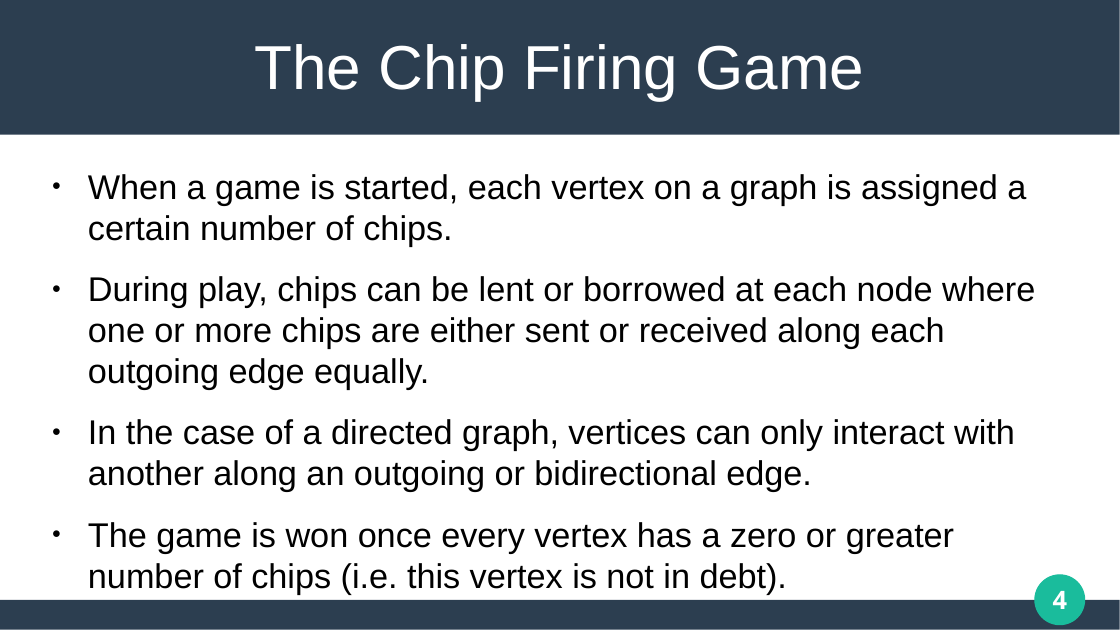
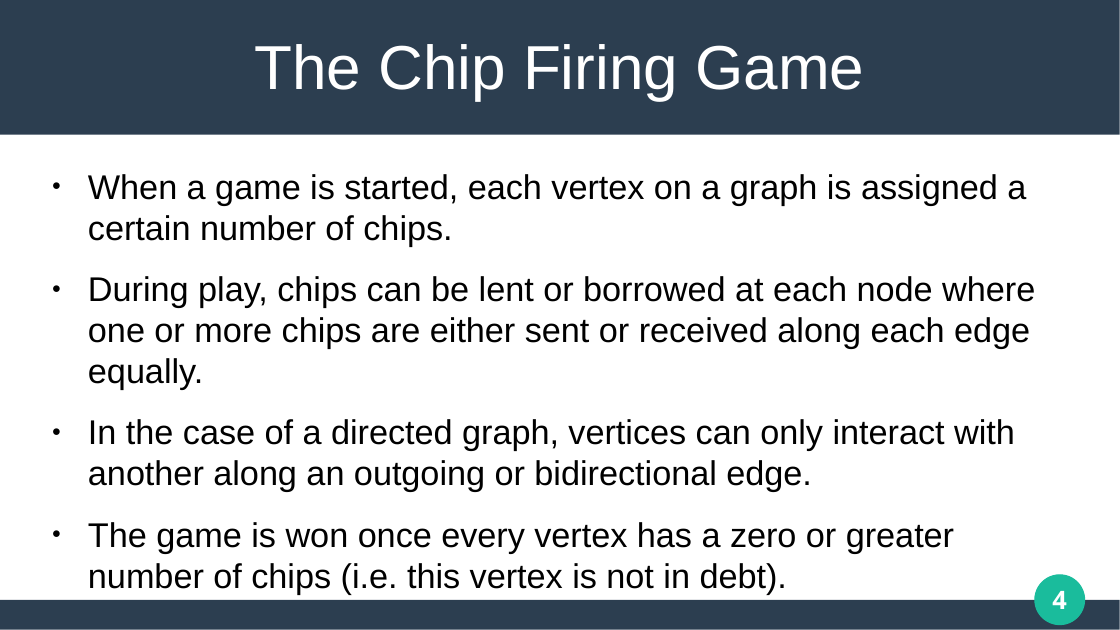
Before and after one commit to matthew-pisano/ChipFiring, a slide deck: slide 4 of Docs/SUREPresentation.pptx. Drawn at 1120x630 pixels with LibreOffice and Linux fonts; fonts in the diff are those of the drawing. Boxes give left, top, right and bottom in pixels: in the first picture for what was removed or moved away, otherwise in the second. Text is boxed around its words. In the diff, an @@ line names an element or a change of style, - is before the commit and + after.

```diff
--- a/Docs/SUREPresentation.pptx
+++ b/Docs/SUREPresentation.pptx
@@ text at bbox=[88, 276, 1035, 390]: text changed @@
-● During play, chips can be lent or borrowed at each node where one or more chips are either sent or received along each outgoing edge equally.
+● During play, chips can be lent or borrowed at each node where one or more chips are either sent or received along each edge equally.
```
Also in this commit, not shown: 13 other slides changed, 5 other files.
